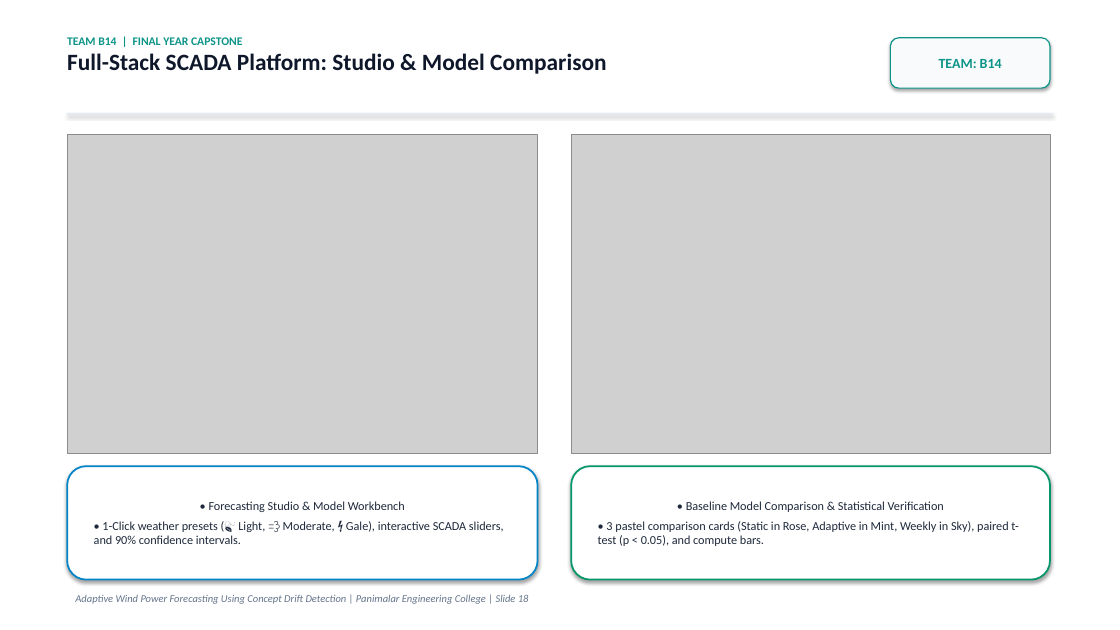
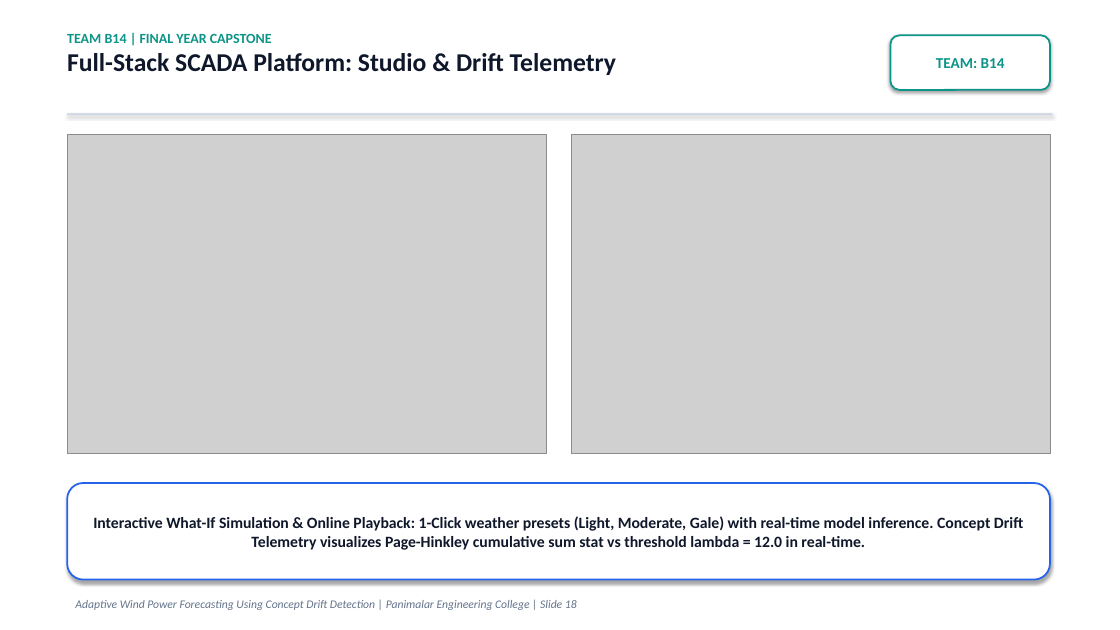
Before and after one commit to thanyab09/Adaptive_Wind_Power_Forecasting_Using_Concept_Drift, a slide deck: slide 18 of reports/Adaptive_Wind_Power_Forecasting_Team_B14.pptx. Drawn at 1120x630 pixels with LibreOffice and Linux fonts; fonts in the diff are those of the drawing; grey boxes stand for pictures. Boxes give left, top, right and bottom in pixels: in the first picture for what was removed or moved away, otherwise in the second. Text is boxed around its words. In the diff, an @@ line names an element or a change of style, - is before the commit and + after.

Commit message:
feat: visual-first final-year presentation deck with large fonts, data charts, and minimal theory for Team B14

```diff
--- a/reports/Adaptive_Wind_Power_Forecasting_Team_B14.pptx
+++ b/reports/Adaptive_Wind_Power_Forecasting_Team_B14.pptx
@@ text at (67,53,616,75): text changed; size 20 to 22 pt @@
-Full-Stack SCADA Platform: Studio & Model Comparison
+Full-Stack SCADA Platform: Studio & Drift Telemetry
@@ text at (67,34,272,43): size 10 to 12 pt in "TEAM B14 | FINAL YEAR CAPSTONE" @@
@@ rounded rectangle "TEAM: B14" at (891,35,1050,90): size 12 to 13 pt; fill #F8FAFC to #FFFFFF; outline #0D9488 1 pt to #0D9488 1.5 pt @@
@@ rectangle at (67,113,1053,115): fill #E2E8F0 to #CBD5E1 @@
@@ picture: place and size @@
-picture at (67,134,538,454)
+picture at (67,134,546,454)
@@ rounded rectangle removed at (67,466,538,580) @@
-• Forecasting Studio & Model Workbench
-• 1-Click weather presets (🍃 Light, 💨 Moderate, ⚡ Gale), interactive SCADA sliders, and 90% confidence intervals.
@@ rounded rectangle removed at (571,466,1050,580) @@
-• Baseline Model Comparison & Statistical Verification
-• 3 pastel comparison cards (Static in Rose, Adaptive in Mint, Weekly in Sky), paired t-test (p < 0.05), and compute bars.
@@ rounded rectangle added at (67,483,1050,580), fill #FFFFFF, outline #2563EB 1.5 pt, 13.5 pt, text #0F172A, bold @@
+Interactive What-If Simulation & Online Playback: 1-Click weather presets (Light, Moderate, Gale) with real-time model inference. Concept Drift Telemetry visualizes Page-Hinkley cumulative sum stat vs threshold lambda = 12.0 in real-time.
@@ text "Adaptive Wind Power Forecasting Using ..." at (75,600,577,610): size 9 to 10 pt @@
```
Also in this commit, not shown: 18 other slides changed, 1 slide added, 1 slide removed, 14 other files.
